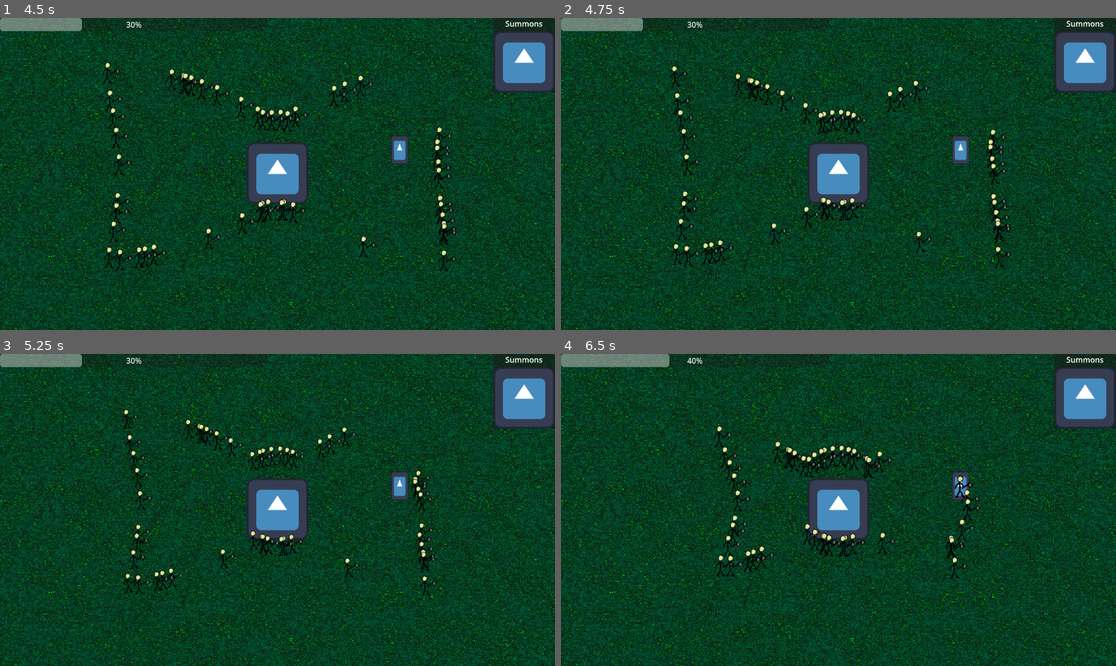
Above: before the commit, frames 1-4 (two rows, left to right).
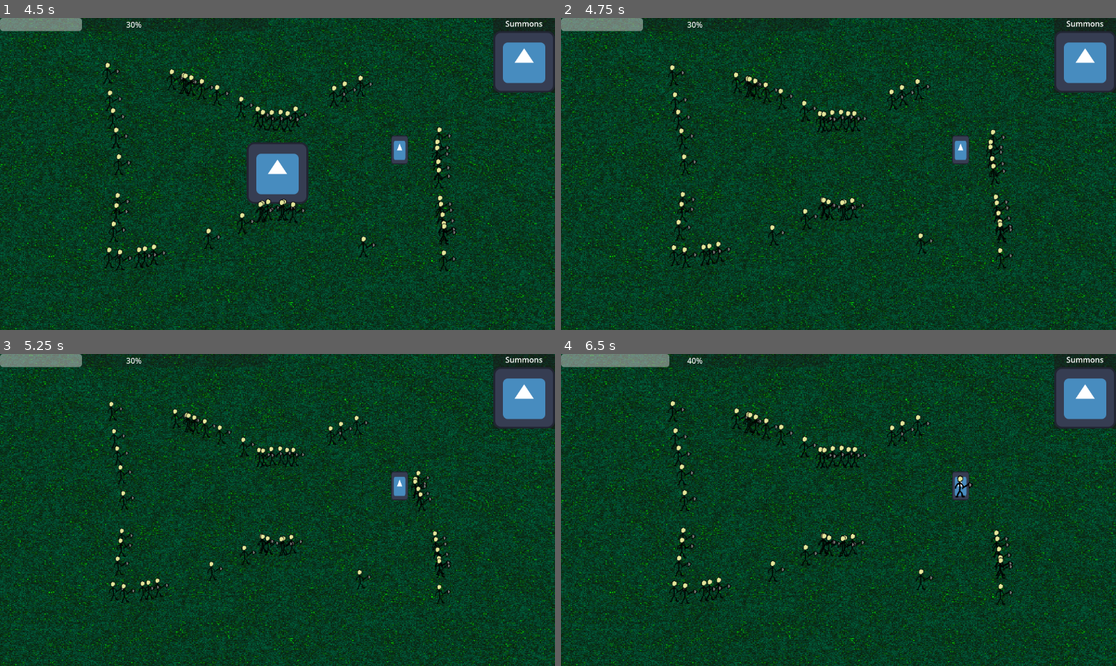
Above: after the commit, the same moments.

Repository: Igorrreha/ldjam-summoning
Game: Godot game, scene res://main.tscn
Same seed, same stepped clock (60 frames per second), same inputs: the game is played once before the commit and once after it. The engine's default icon, where the game draws it, is replaced by a stand-in: a white triangle on a blue panel in a dark square.
Inputs (mouse positions are in pixels of both pictures, inside the frame that each line leads up to):
- Up to frame 1 (4.5 s): click (521, 61) at 0.5 s; click (521, 61) at 1.25 s; click (521, 61) at 2 s; tap Enter at 2.75 s; move the mouse to (399, 158) at 2.77 s; tap 1 at 2.85, 4.35 s; click (399, 158) at 2.92 s; drag from (166, 189) to (399, 158) at 3.52 s; move the mouse to (333, 105) at 4.27 s; click (333, 105) at 4.42 s
- Up to frame 2 (4.75 s): no input
- Up to frame 3 (5.25 s): drag from (249, 572) to (277, 510) at 5.02 s
- Up to frame 4 (6.5 s): move the mouse to (1005, 556) at 5.77 s; tap 1 at 5.85 s; click (1005, 556) at 5.92 s

Frame 1 is identical in both runs. In frame 2, 4.1% of the frame differs, in the area x 19-82%, y 14-81%; in frame 3, 4.5%; in frame 4, 5.1%.

Commit message:
Fix dead main tree

Diff:
--- a/game.tscn
+++ b/game.tscn
@@ -73,3 +73,4 @@
 rotation = 0.312902
 
 [connection signal="drag_end_on_valid_place" from="SummonDraggingVisulaizer" to="SummonSpawner" method="spawn"]
+[connection signal="dead" from="MainTree" to="MainTree" method="queue_free"]
--- a/modules/enemies/prefabs/human.tscn
+++ b/modules/enemies/prefabs/human.tscn
@@ -133,3 +133,4 @@
 [connection signal="area_entered" from="AttackArea" to="." method="_on_attack_area_area_entered"]
 [connection signal="area_entered" from="DetectArea" to="." method="_on_detect_area_area_entered"]
 [connection signal="area_exited" from="DetectArea" to="." method="_on_detect_area_area_exited"]
+[connection signal="timeout" from="AtackTimer" to="." method="_on_atack_timer_timeout"]
--- a/modules/enemies/scripts/human_controller.gd
+++ b/modules/enemies/scripts/human_controller.gd
@@ -12,7 +12,6 @@
 var current_target: DamageableArea2D
 
 var is_moving = true
-var is_attack = false
 
 
 func setup(position: Vector2, target: DamageableArea2D):
@@ -22,13 +21,14 @@
 
 
 func _process(delta: float) -> void:
-	if is_moving:
+	if is_moving and is_instance_valid(current_target):
 		move_to_target(current_target)
 
 
 func change_target(target: DamageableArea2D):
 	self.current_target = target
 	is_moving = true
+	atack_timer.stop()
 
 
 func move_to_target(target: DamageableArea2D):
@@ -41,9 +41,8 @@
 
 func _on_attack_area_area_entered(area: Area2D) -> void:
 	is_moving = false
-	is_attack = true
 	attack()
-
+	atack_timer.start()
 
 
 func _on_detect_area_area_entered(area: Area2D) -> void:
@@ -57,4 +56,11 @@
 			change_target(overlapping_area)
 			return
 
-	change_target(main_target)
+	if is_instance_valid(main_target):
+		change_target(main_target)
+	else:
+		is_moving = false
+
+
+func _on_atack_timer_timeout() -> void:
+	attack()
